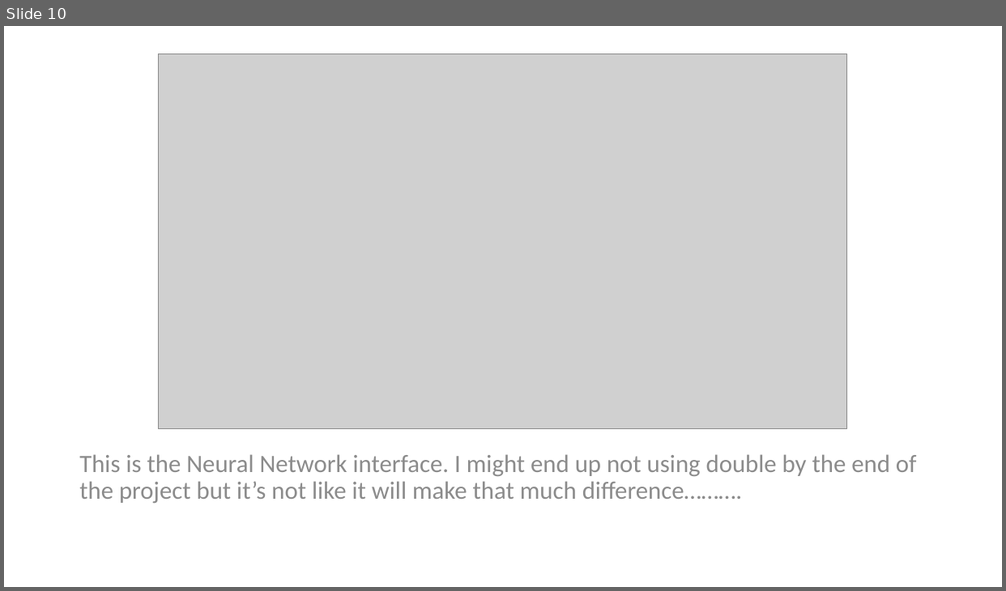
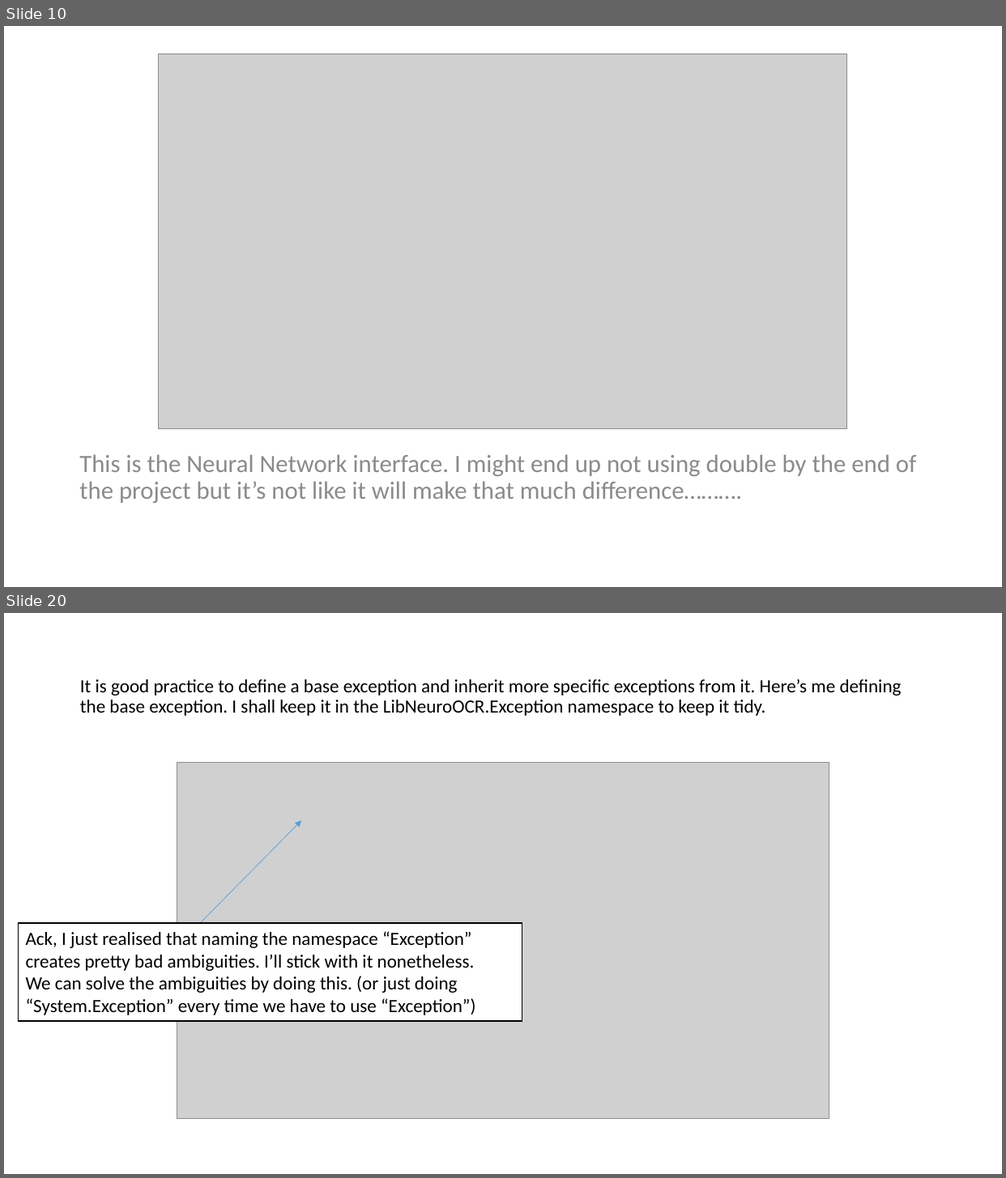
Before and after one commit to PixelZerg/NeuroOCR, a slide deck: NeuroOCR-DevelopmentDocumentation.pptx. Shown one above the other, each under a label of ours: slide 10 before the commit, slides 10 and 20 after it; the slides between them are not shown. The pictures are 1006x591 and 1006x1178 pixels, drawn with LibreOffice and Linux fonts; fonts in the diff are those of the drawing; grey boxes stand for pictures. Boxes give left, top, right and bottom in pixels: in the first picture for what was removed or moved away, otherwise in the second. Text is boxed around its words. In the diff, an @@ line names an element or a change of style, - is before the commit and + after.

Commit message:
Finished off the interfaces and implemented the Neuron

```diff
--- a/NeuroOCR-DevelopmentDocumentation.pptx
+++ b/NeuroOCR-DevelopmentDocumentation.pptx
@@ slide 20 added at (x1=4, y1=613, x2=1002, y2=1174), background #FFFFFF @@
@@ title added at (x1=80, y1=679, x2=901, y2=716), 18 pt, text #000000 @@
+It is good practice to define a base exception and inherit more specific exceptions from it. Here’s me defining the base exception. I shall keep it in the LibNeuroOCR.Exception namespace to keep it tidy.
@@ picture added at (x1=177, y1=763, x2=829, y2=1119) @@
@@ arrow added from (200, 923) to (301, 820), #5B9BD5 0.5 pt @@
@@ rectangle added at (x1=19, y1=923, x2=522, y2=1021), fill #FFFFFF, outline #000000 1 pt, 18 pt, text #000000 @@
+Ack, I just realised that naming the namespace “Exception” creates pretty bad ambiguities. I’ll stick with it nonetheless.
+We can solve the ambiguities by doing this. (or just doing “System.Exception” every time we have to use “Exception”)
```
Also in this commit, not shown: 1 slide changed, 13 other slides added, 6 other files.
